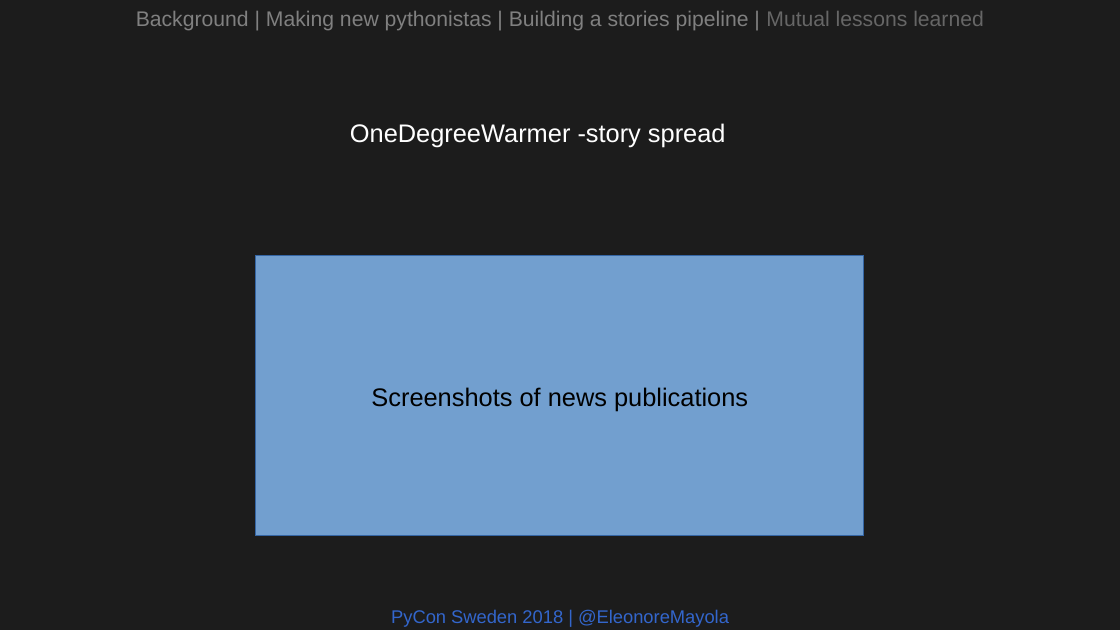
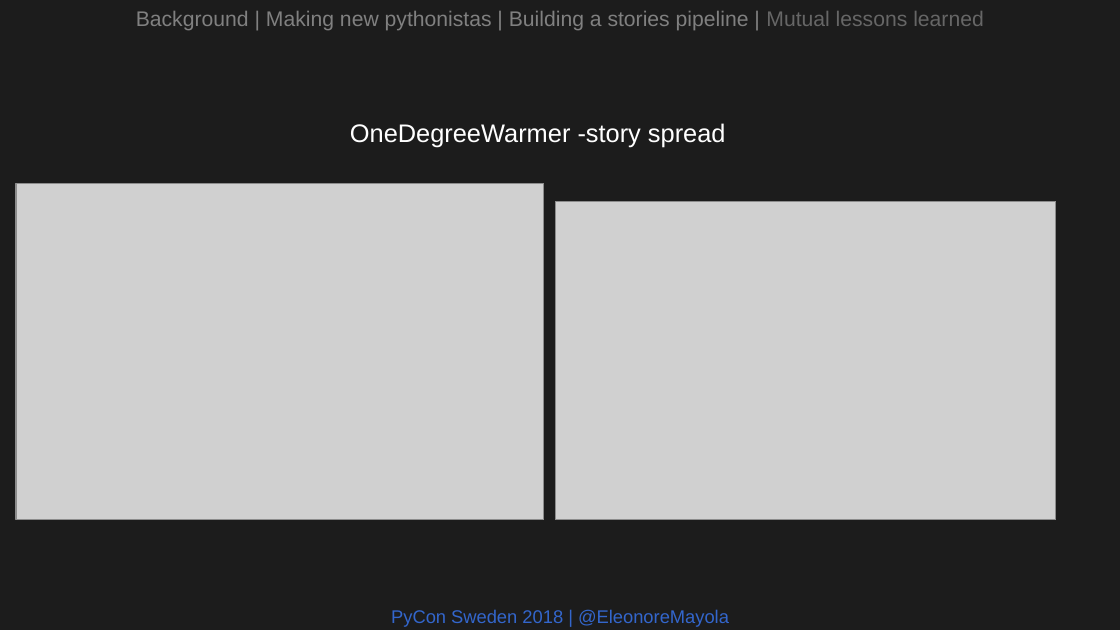
Before and after one commit to Eleonore9/-pyconse18, a slide deck: slide 20 of pyconse2018.odp. Drawn at 1120x630 pixels with LibreOffice and Linux fonts; fonts in the diff are those of the drawing; grey boxes stand for pictures. Boxes give left, top, right and bottom in pixels: in the first picture for what was removed or moved away, otherwise in the second. Text is boxed around its words. In the diff, an @@ line names an element or a change of style, - is before the commit and + after.

```diff
--- a/pyconse2018.odp
+++ b/pyconse2018.odp
@@ picture added at <box>16,184,545,520</box> @@
@@ picture added at <box>556,201,1057,520</box> @@
@@ rectangle removed at <box>256,256,864,537</box> @@
-Screenshots of news publications
```
Also in this commit, not shown: 2 other slides changed.
